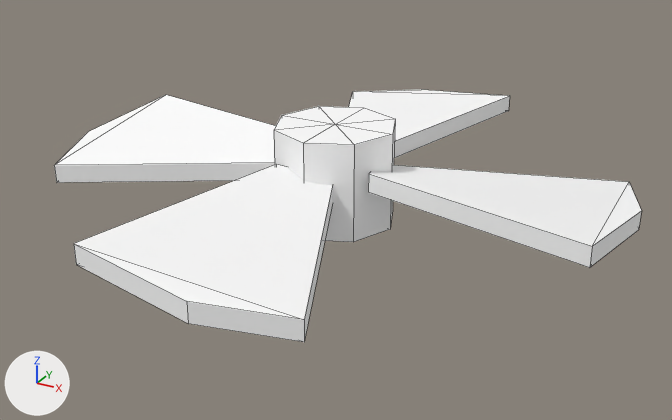
What one commit did to the OBJ model src/main/resources/assets/data_energistics/models/item/weapon_platform/drones/black/rotor_rear_right.obj.
Rendered twice from a 50 mm lens placed at (1.358, -1.112, 0.756), pointed at (1.099, -0.64, 0.52). Every picture has the same lights, and +X, +Y and +Z are marked at lower left. The picture after the commit comes second. Mesh edges are drawn as thin lines. Where no turn or scale is listed for an object, it has been applied to the vertices.

The first picture shows 'back_right_blade_', 'back_right_blade_4', 'back_right_blade_5', 'back_right_blade_6', 'back_right_rotor_hub'.
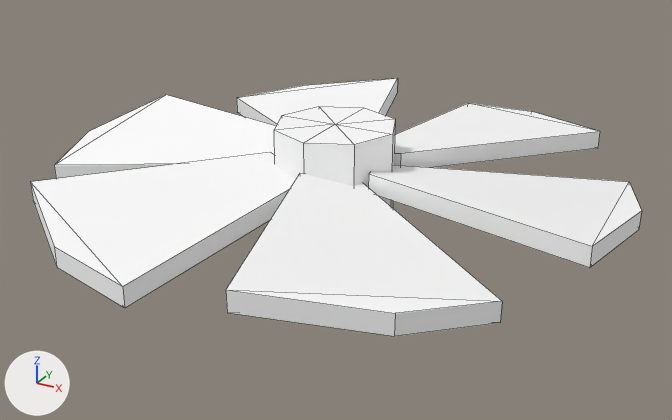
Patch to the scene script:
```diff
--- a/src/main/resources/assets/data_energistics/models/item/weapon_platform/drones/black/rotor_rear_right.obj.py
+++ b/src/main/resources/assets/data_energistics/models/item/weapon_platform/drones/black/rotor_rear_right.obj.py
@@ me_rear_right_blade_6 @@
+me_rear_right_blade_6.from_pydata([(1.07, -0.616, 0.548), (1.096, -0.591, 0.555), (1.052, -0.453, 0.554), (0.946, -0.525, 0.541), (0.982, -0.484, 0.546), (1.07, -0.616, 0.536), (0.946, -0.525, 0.529), (1.052, -0.453, 0.542), (1.096, -0.591, 0.543), (0.982, -0.484, 0.534)], [], [(0, 1, 2, 3), (3, 2, 4), (5, 6, 7, 8), (6, 9, 7), (0, 3, 6, 5), (3, 4, 9, 6), (4, 2, 7, 9), (2, 1, 8, 7), (1, 0, 5, 8)])
+me_rear_right_blade_6.materials.append(mat_drone_atlas)  # its picture is missing
@@ me_rear_right_blade_5 @@
+me_rear_right_blade_5.from_pydata([(1.095, -0.603, 0.548), (1.13, -0.612, 0.555), (1.227, -0.506, 0.554), (1.112, -0.45, 0.541), (1.166, -0.461, 0.546), (1.095, -0.603, 0.536), (1.112, -0.45, 0.529), (1.227, -0.506, 0.542), (1.13, -0.612, 0.543), (1.166, -0.461, 0.534)], [], [(0, 1, 2, 3), (3, 2, 4), (5, 6, 7, 8), (6, 9, 7), (0, 3, 6, 5), (3, 4, 9, 6), (4, 2, 7, 9), (2, 1, 8, 7), (1, 0, 5, 8)])
+me_rear_right_blade_5.materials.append(mat_drone_atlas)  # its picture is missing
@@ me_rear_right_blade_3 @@
+me_rear_right_blade_3.from_pydata(...)  # 10 vertices, 9 faces; spans x 1.092..1.242, y -0.809..-0.647, z 0.529..0.555
+me_rear_right_blade_3.materials.append(mat_drone_atlas)  # its picture is missing
@@ me_rear_right_blade_2 @@
+me_rear_right_blade_2.from_pydata([(1.092, -0.659, 0.548), (1.058, -0.65, 0.555), (0.96, -0.756, 0.554), (1.076, -0.812, 0.541), (1.022, -0.802, 0.546), (1.092, -0.659, 0.536), (1.076, -0.812, 0.529), (0.96, -0.756, 0.542), (1.058, -0.65, 0.543), (1.022, -0.802, 0.534)], [], [(0, 1, 2, 3), (3, 2, 4), (5, 6, 7, 8), (6, 9, 7), (0, 3, 6, 5), (3, 4, 9, 6), (4, 2, 7, 9), (2, 1, 8, 7), (1, 0, 5, 8)])
+me_rear_right_blade_2.materials.append(mat_drone_atlas)  # its picture is missing
@@ ob_back_right_blade_4 @@
-ob_back_right_blade_4 = bpy.data.objects.new('back_right_blade_4', me_back_right_blade_4)
-ob_back_right_blade_4.location = (0.0, 0.0, 0.0)
@@ ob_back_right_blade_6 @@
-ob_back_right_blade_6 = bpy.data.objects.new('back_right_blade_6', me_back_right_blade_6)
-ob_back_right_blade_6.location = (0.0, 0.0, 0.0)
@@ ob_rear_right_blade_6 @@
+ob_rear_right_blade_6 = bpy.data.objects.new('rear_right_blade_6', me_rear_right_blade_6)
+ob_rear_right_blade_6.location = (0.0, 0.0, 0.0)
@@ ob_rear_right_blade_5 @@
+ob_rear_right_blade_5 = bpy.data.objects.new('rear_right_blade_5', me_rear_right_blade_5)
+ob_rear_right_blade_5.location = (0.0, 0.0, 0.0)
@@ ob_rear_right_blade_3 @@
+ob_rear_right_blade_3 = bpy.data.objects.new('rear_right_blade_3', me_rear_right_blade_3)
+ob_rear_right_blade_3.location = (0.0, 0.0, 0.0)
@@ ob_rear_right_blade_2 @@
+ob_rear_right_blade_2 = bpy.data.objects.new('rear_right_blade_2', me_rear_right_blade_2)
+ob_rear_right_blade_2.location = (0.0, 0.0, 0.0)
```

Pixel boxes (x1, y1, x2, y2) of what changed, in the pictures (672 x 420 px):
'back_right_blade_4', deleted
    before: (74, 164, 332, 342)
'rear_right_blade_3', added
    after: (226, 173, 502, 336)
'rear_right_blade_2', added
    after: (31, 153, 295, 308)
'rear_right_blade_5', added
    after: (393, 103, 600, 168)
'back_right_blade_6', deleted
    before: (349, 90, 510, 158)
'rear_right_blade_6', added
    after: (237, 78, 398, 126)
